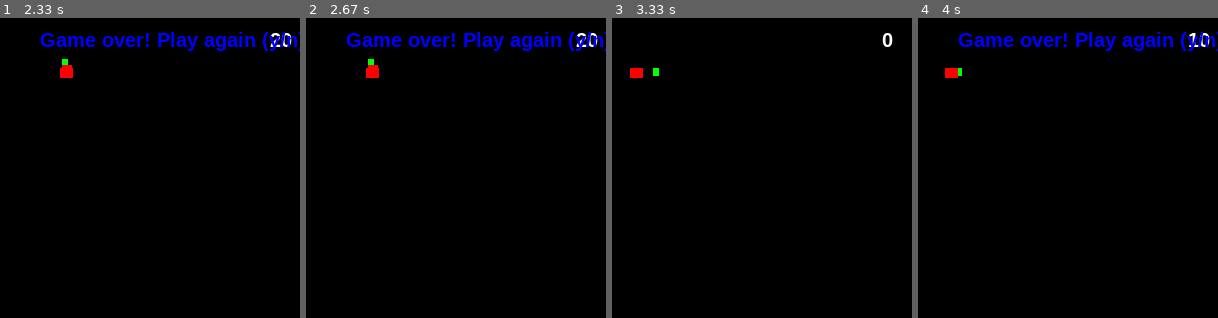
Above: before the commit, frames 1-4 (left to right).
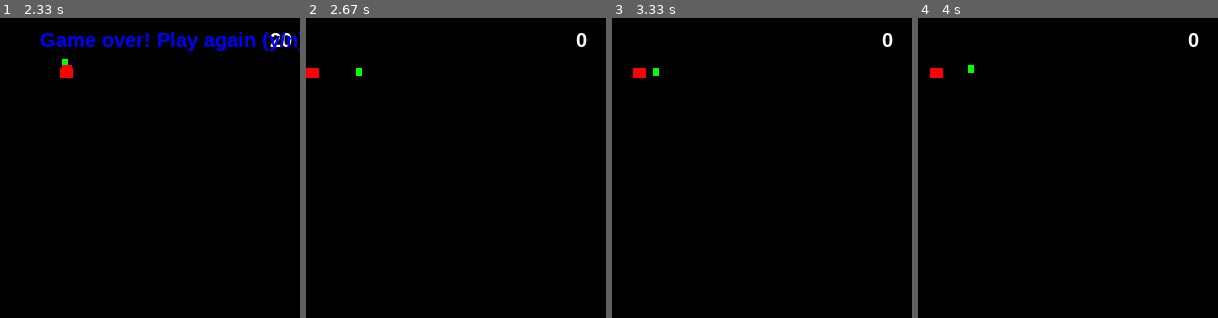
Above: after the commit, the same moments.

Repository: arto-pihlaja/pygame1
Game: pygame game, started from firstgame.py
The game is run twice, just before and just after one commit, with the same random seed, the same clock (stepped at 60 frames per second) and the same inputs.
Inputs:
- Up to frame 1 (2.33 s): hold Right 0.33-0.8 s; hold Up 0.83-1.13 s; hold Right 1.17-1.63 s; hold Left 1.67-2.2 s; hold Down from 2.23 s (still down)
- Up to frame 2 (2.67 s): release Down at 2.53 s; tap Y at 2.57 s
- Up to frame 3 (3.33 s): hold Left from 2.97 s (still down)
- Up to frame 4 (4 s): release Left at 3.37 s; tap Y at 3.4 s; hold Up from 3.83 s (still down)

Frame 1 is identical in both runs. In frame 2, 2.5% of the frame differs, in the area x 0-100%, y 4-20%; in frame 3, less than 0.1%; in frame 4, 2.5%.

Commit message:
unit test with mocking

Diff:
--- a/firstgame.py
+++ b/firstgame.py
@@ -152,11 +152,18 @@
         text = self.scoreFont.render(str(score), True, self.WHITE)
         self.screen.blit(text, ((self.width - 30),10))
 
+    def showGameOver(self):
+        font = pg.font.SysFont("arial", 20, True)
+        text = font.render("Game over! Play again (y/n)?", True, self.BLUE)
+        self.screen.blit(text, (40,10))
+        pg.display.update()
 
 class GameDriver():
-    def __init__(self, screenProcessor):
-        self.field = screenProcessor
-        self.clock = pg.time.Clock()
+    def __init__(self, controls):
+        self.controls = controls
+        self.field = controls.screenprocessor
+        self.clock = controls.clock
+        self.keyreader = controls.keyreader
         self.hero = FgHero(self.field, 50, 50, 6, 8)
         self.villain = Snake(self.field, 0, 50, 10, 10)
         self.frame = 0
@@ -192,14 +199,11 @@
         return noCol
 
     def playAgain(self):
-        font = pg.font.SysFont("arial", 20, True)
-        text = font.render("Game over! Play again (y/n)?", True, self.field.BLUE)
-        self.field.screen.blit(text, (40,10))
-        pg.display.update()
+        self.field.showGameOver()
         keys = []
         validResponse = False
         while not(validResponse):
-            for event in pg.event.get():
+            for event in self.controls.eventlistener.getEvents():
                 if event.type == pg.QUIT:
                     pg.quit()
                 if event.type == pg.KEYDOWN:
@@ -210,21 +214,40 @@
                     else:
                         continue
 
+class Controls():
+    def __init__(self):
+        self.screenprocessor = ScreenProcessor()
+        self.keyreader = KeyReader()
+        self.eventlistener = EventListener()
+        self.clock = pg.time.Clock()
+
+class KeyReader():
+    def getKeys(self):
+        keys = pg.key.get_pressed()
+        if sum(keys) < 1:
+            return None
+        else:
+            return keys
+
+class EventListener():
+    def getEvents(self):
+        return pg.event.get()
+
 def main():
     playMore = True
+    controls = Controls()
     while playMore:
-        sp = ScreenProcessor()
-        gd = GameDriver(sp)
+        gd = GameDriver(controls)
         gameOn = True
         while gameOn:
-            for event in pg.event.get():
+            for event in controls.eventlistener.getEvents():
                 if event.type == pg.QUIT:
                     gameOn = False
                     playMore = False
             gd.moveCharacters()
             gameOn = gd.noCollision()
             gd.updateScore()
-            gd.clock.tick(10)
+            controls.clock.tick(10)
             pg.display.update()
         playMore = gd.playAgain()
     pg.quit()
--- a/test_first_game.py
+++ b/test_first_game.py
@@ -1,6 +1,6 @@
 import unittest
+import unittest.mock as mock
 import firstgame as fg
-from unittest.mock import Mock
 
 class MockFgField():
     BLACK = (0,0,0)
@@ -57,15 +57,19 @@
         self.rect2.y = 102
         self.assertTrue(self.rect1.overLapWithRectangle(self.rect2))
 
-class TestScreenDisplays(unittest.TestCase):
+class TestGameDriver(unittest.TestCase):
     def setUp(self):
-        self.game = Mock()
-        self.game.field
-        self.game.field.screen = Mock(spec=fg.pg.Surface)
+        self.gd = fg.GameDriver(mock.Mock())
 
-    def test_playagain(self):
-        self.game.updateScore()
-        self.game.field.screen.blit.assert_called()
+    @mock.patch.object(fg.FgHero, "move")
+    def test_movecharacters(self, mock_move):
+        mock_move.return_value = None
+        for i in range(0,40):
+            self.gd.moveCharacters()
+        self.assertEqual(self.gd.score,40,"Counting score")
+        self.assertEqual(self.gd.villain.speed, 4, "Speeding up snake")
+        self.assertEqual(self.gd.villain.length,7, "Growing snake")
+
 
 if __name__ == "__main__":
     unittest.main()
